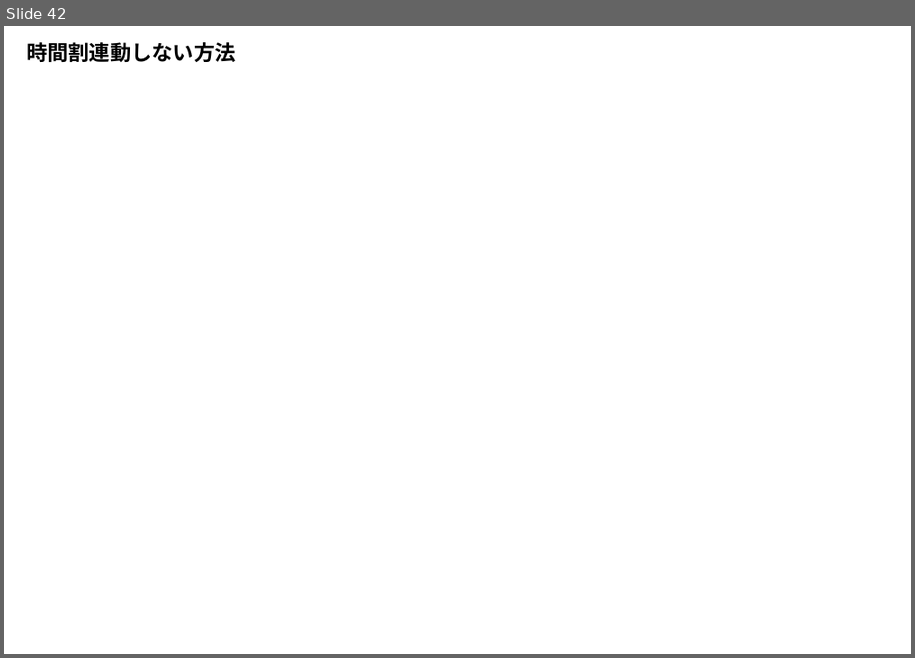
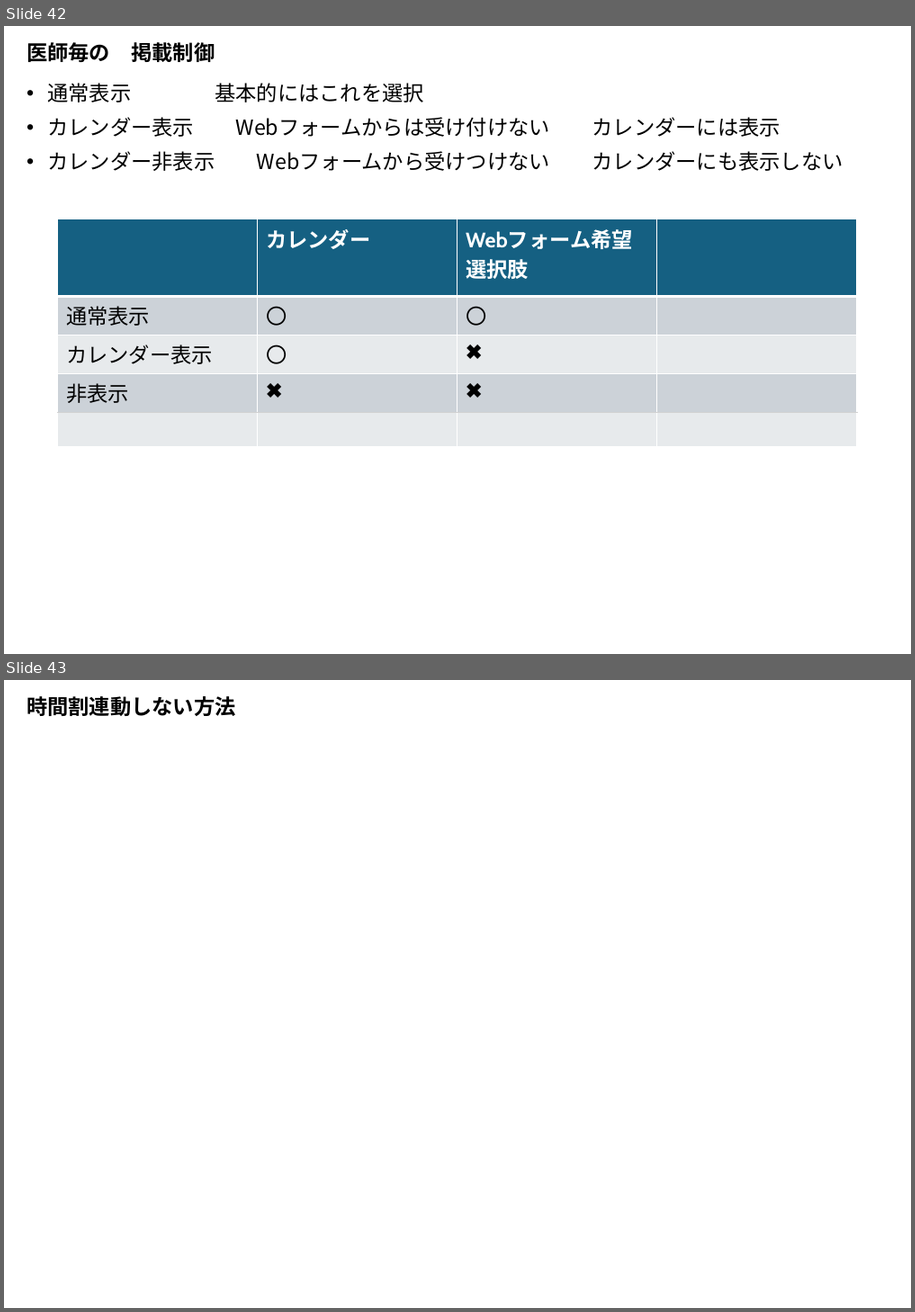
Before and after one commit to MishimaAkifumi-Private/FureaiGp-GairaiYoyakuSystem, a slide deck: Manual/UsersGuide.pptx. Shown one above the other, each under a label of ours: slide 42 before the commit, slides 42 and 43 after it. The pictures are 915x658 and 915x1312 pixels, drawn with LibreOffice and Linux fonts; fonts in the diff are those of the drawing. Boxes give left, top, right and bottom in pixels: in the first picture for what was removed or moved away, otherwise in the second. Text is boxed around its words. In the diff, an @@ line names an element or a change of style, - is before the commit and + after.

```diff
--- a/Manual/UsersGuide.pptx
+++ b/Manual/UsersGuide.pptx
@@ slide 42 added at bbox=[4, 26, 911, 654], background #FFFFFF @@
@@ title added at bbox=[26, 40, 215, 66], 18 pt, text #000000, bold @@
+医師毎の 掲載制御
@@ text added at bbox=[47, 83, 844, 171], 18 pt, text #000000 @@
+• 通常表示 基本的にはこれを選択
+• カレンダー表示 Webフォームからは受け付けない カレンダーには表示
+• カレンダー非表示 Webフォームから受けつけない カレンダーにも表示しない
@@ table added at bbox=[58, 220, 858, 432], 5 rows, 4 columns @@
+ | カレンダー | Webフォーム希望 / 選択肢 | 
+通常表示 | 〇 | 〇 | 
+カレンダー表示 | 〇 | ✖ | 
+非表示 | ✖ | ✖ | 
+ |  |  | 
@@ what was slide 42 is now slide 43 @@
```
Also in this commit, not shown: 1 slide changed, 1 other file.
